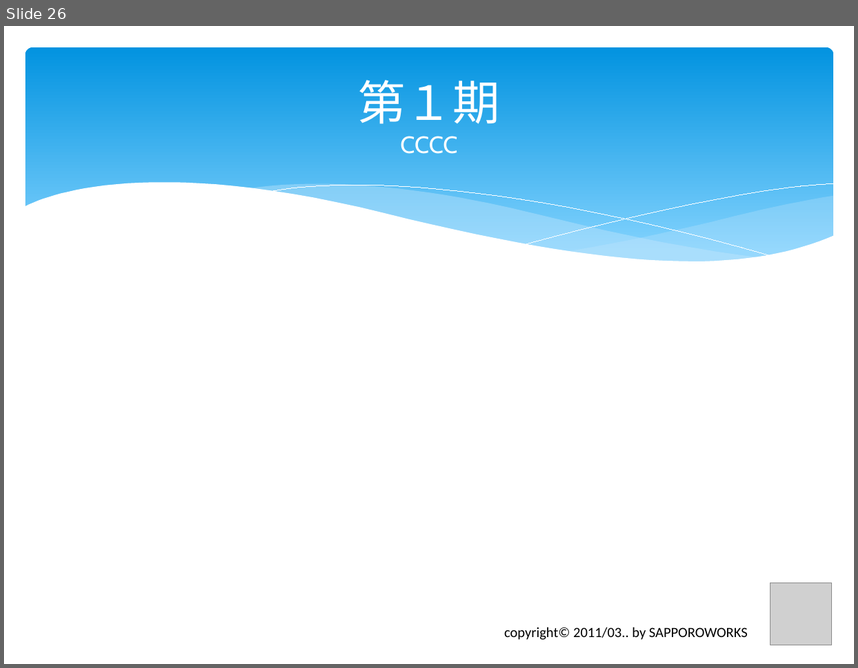
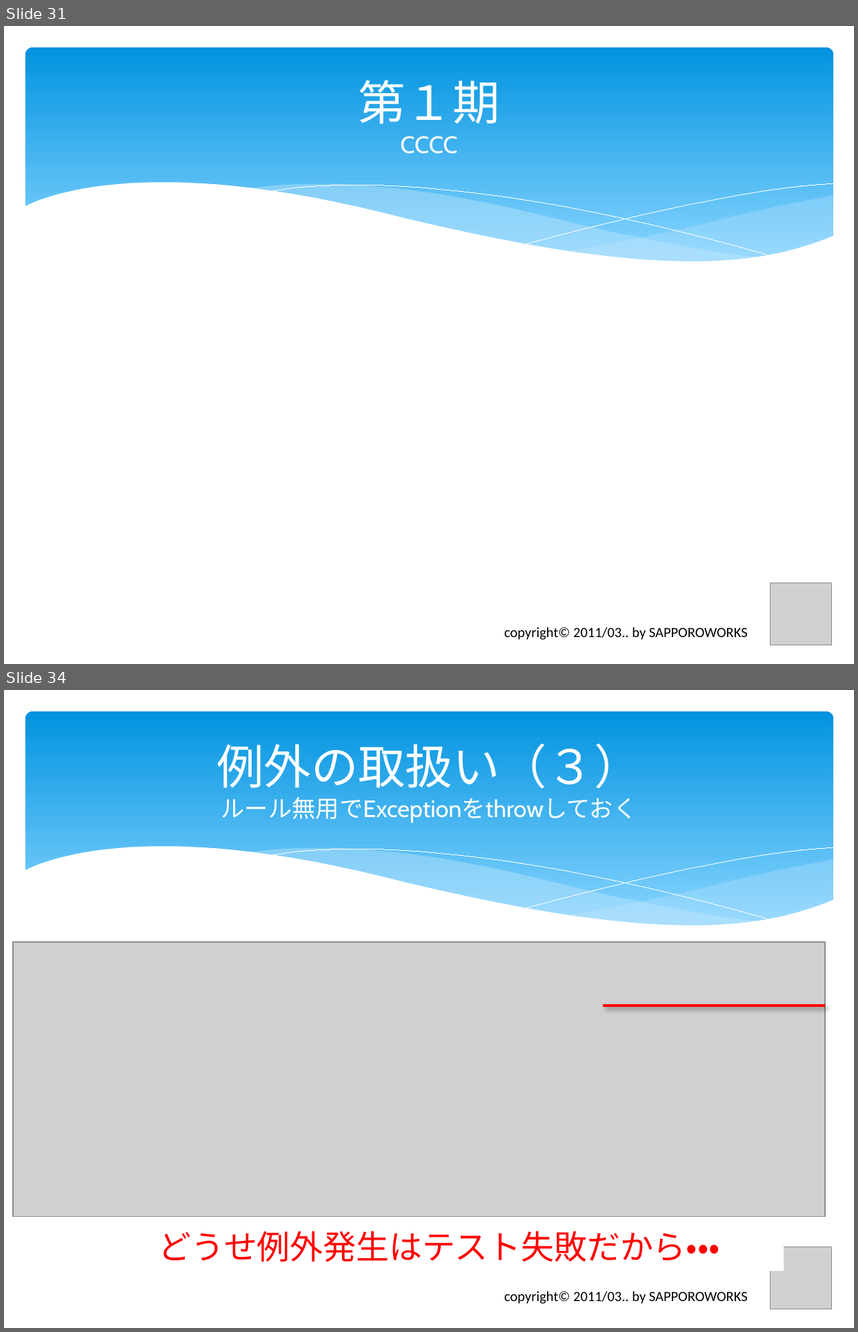
Before and after one commit to furuya02/clrh78, a slide deck: C# から Java へのプログラム移植で体験したTDDの効果は？.pptx. Shown one above the other, each under a label of ours: slide 26 before the commit, slides 31 and 34 after it; the slides between them are not shown. The pictures are 858x668 and 858x1332 pixels, drawn with LibreOffice and Linux fonts; fonts in the diff are those of the drawing; grey boxes stand for pictures. Boxes give left, top, right and bottom in pixels: in the first picture for what was removed or moved away, otherwise in the second. Text is boxed around its words. In the diff, an @@ line names an element or a change of style, - is before the commit and + after.

```diff
--- a/C# から Java へのプログラム移植で体験したTDDの効果は？.pptx
+++ b/C# から Java へのプログラム移植で体験したTDDの効果は？.pptx
@@ slide 34 added at box(4, 690, 854, 1328), background #FFFFFF; not listed: 6 template elements that a slide beside it also shows @@
@@ title added at box(217, 743, 641, 823), 20 pt, text #FFFFFF @@
+例外の取扱い（３）
+ルール無用でExceptionをthrowしておく
@@ picture added at box(14, 942, 825, 1216) @@
@@ line added from (604, 1005) to (825, 1005), #FF0000 2.25 pt @@
@@ text added at box(158, 1230, 720, 1261), 28 pt, text #FF0000 @@
+どうせ例外発生はテスト失敗だから・・・
@@ picture added at box(771, 1246, 832, 1308) @@
@@ text added at box(504, 1290, 748, 1303), 12 pt, text #000000 @@
+copyright© 2011/03.. by SAPPOROWORKS
@@ what was slide 26 is now slide 31 @@
```
Also in this commit, not shown: 4 slides changed, 16 other slides added.
